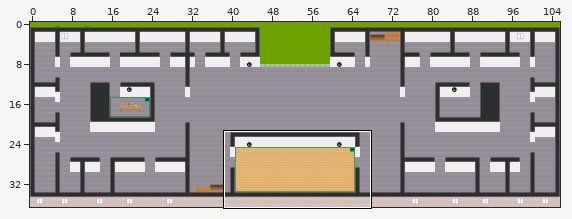
A Tiled map (JSON) gets an edit: map.tmj. The first picture is a wide view before the edit; the outline marks the close-up.
Close-up. First the earlier version:
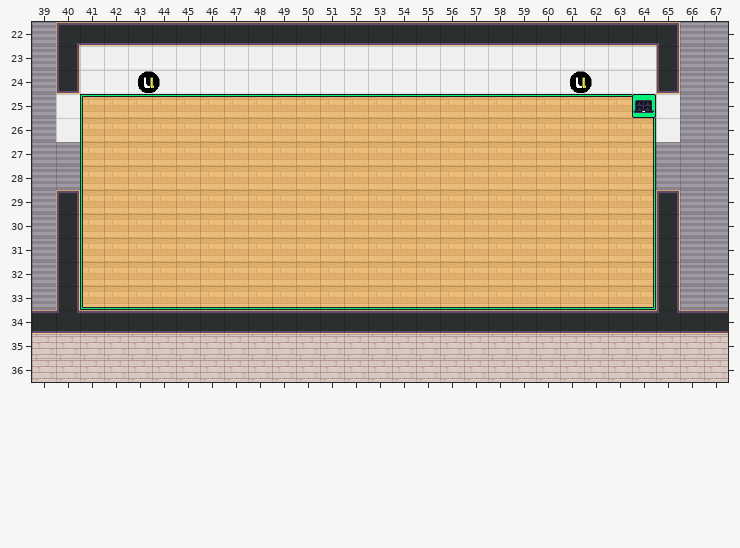
Cells are 32x32 px. Shown: x 39..67, y 22..36. The commit also changed other parts of the map, which this record leaves out.
Now the later version:
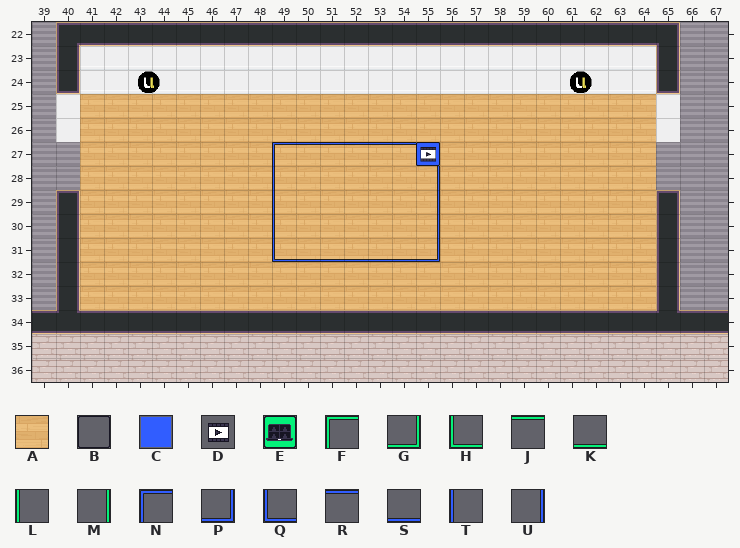
Key: from "WA_Room_Builder": A 197; from "WA_User_Interface": B 0, C 3, D 15, E 21, F 161, G 163, H 164, J 165, K 166, L 167, M 168, N 187, P 189, Q 190, R 191, S 192, T 193, U 194.
_ is an empty cell.
The edit:
{"where": "layer \"floor/floor1\""}
{"y":27,"x":55,"old":"A","new":"C"}
{"where": "layer \"floor/floor2\""}
{"y":25,"x":41,"old":"FJJJJJJJJJJJJJJJJJJJJJJE","new":"________________________"}
{"y":26,"x":41,"old":"L","new":"_"}
{"y":26,"x":64,"old":"M","new":"_"}
{"y":27,"x":41,"old":"L","new":"_"}
{"y":27,"x":49,"old":"_______","new":"NRRRRRB"}
{"y":27,"x":64,"old":"M","new":"_"}
{"y":28,"x":41,"old":"L","new":"_"}
{"y":28,"x":49,"old":"_","new":"T"}
{"y":28,"x":55,"old":"_","new":"U"}
{"y":28,"x":64,"old":"M","new":"_"}
{"y":29,"x":41,"old":"L","new":"_"}
{"y":29,"x":49,"old":"_","new":"T"}
{"y":29,"x":55,"old":"_","new":"U"}
{"y":29,"x":64,"old":"M","new":"_"}
{"y":30,"x":41,"old":"L","new":"_"}
{"y":30,"x":49,"old":"_","new":"T"}
{"y":30,"x":55,"old":"_","new":"U"}
{"y":30,"x":64,"old":"M","new":"_"}
{"y":31,"x":41,"old":"L","new":"_"}
{"y":31,"x":49,"old":"_______","new":"QSSSSSP"}
{"y":31,"x":64,"old":"M","new":"_"}
{"y":32,"x":41,"old":"L","new":"_"}
{"y":32,"x":64,"old":"M","new":"_"}
{"y":33,"x":41,"old":"HKKKKKKKKKKKKKKKKKKKKKKG","new":"________________________"}
{"where": "layer \"walls/walls1\""}
{"y":27,"x":55,"old":"_","new":"D"}
